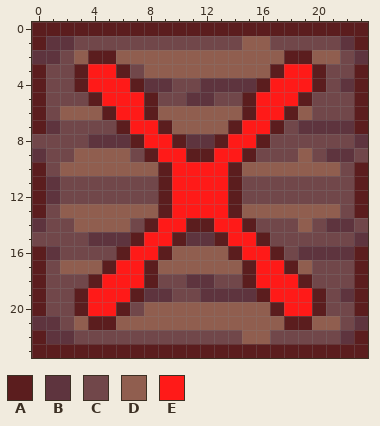
Pixel-art file, stored at Assets/Graphics/Grid/Locked_Slot.aseprite. That is the earlier state.
24x24 pixels, 1 frame.
Palette (. is transparent): A #5b1d1e  B #5e343e  C #71474a  D #905e4f  E #ff1a18
The result:
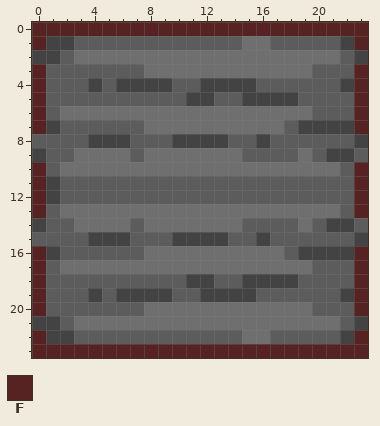
Colours new in this view: F #562322
Diff:
Colour B changes from #5e343e to #434343.
Colour C changes from #71474a to #5c5c5c.
Colour D changes from #905e4f to #6f6f6f.
Layer "Layer 1":
Colour A becomes colour B in row 4 at x 7; in row 5 at x 15; in row 8 at x 10, 13 and 16; in row 15 at x 10, 13 and 16; in row 18 at x 15; in row 19 at x 7.
Colour E becomes colour B in row 4 at x 4 and 6; in row 5 at x 16 to 18; in row 18 at x 16 to 18; in row 19 at x 4 and 6.
Colour A becomes colour C in row 3 at x 3, 6 and 20; in row 4 at x 3, 16 and 20; in row 5 at x 4, 8 and 19; in row 7 at x 6; in row 8 at x 7; in row 9 at x 15.
Colour A becomes colour C in rows 11 to 12 at x 9 and 14; in row 14 at x 15; in row 15 at x 7; in row 16 at x 6; in row 18 at x 4, 8 and 19; in row 19 at x 3, 16 and 20.
Colour A becomes colour C in row 20 at x 3, 6 and 20.
Colour E becomes colour C in row 3 at x 4 to 5; in row 4 at x 5 and 17 to 19; in row 5 at x 5 to 7; in row 7 at x 7; in row 8 at x 8 to 9 and 14 to 15; in rows 11 to 12 at x 10 to 13.
Colour E becomes colour C in row 15 at x 8 to 9 and 14 to 15; in row 16 at x 7; in row 18 at x 5 to 7; in row 19 at x 5 and 17 to 19; in row 20 at x 4 to 5.
Colour A becomes colour D in row 2 at x 4 to 5 and 18 to 19; in row 3 at x 17; in row 6 at x 5, 8, 15 and 18; in row 7 at x 9, 14 and 17; in row 9 at x 8 and 11 to 12; in row 10 at x 9 and 14.
Colour A becomes colour D in row 13 at x 9 and 14; in row 14 at x 8 and 11 to 12; in row 16 at x 9, 14 and 17; in row 17 at x 5, 8, 15 and 18; in row 20 at x 17; in row 21 at x 4 to 5 and 18 to 19.
Colour E becomes colour D in row 3 at x 18 to 19; in row 6 at x 6 to 7 and 16 to 17; in row 7 at x 8 and 15 to 16; in row 9 at x 9 to 10 and 13 to 14; in row 10 at x 10 to 13; in row 13 at x 10 to 13.
Colour E becomes colour D in row 14 at x 9 to 10 and 13 to 14; in row 16 at x 8 and 15 to 16; in row 17 at x 6 to 7 and 16 to 17; in row 20 at x 18 to 19.
Colour A becomes colour F in row 0 at x 0 to 23; in row 1 at x 0 and 23; in rows 3 to 7 at x 0 and 23; in rows 10 to 13 at x 0 and 23; in rows 16 to 20 at x 0 and 23; in row 22 at x 0 and 23.
Colour A becomes colour F in row 23 at x 0 to 23.
